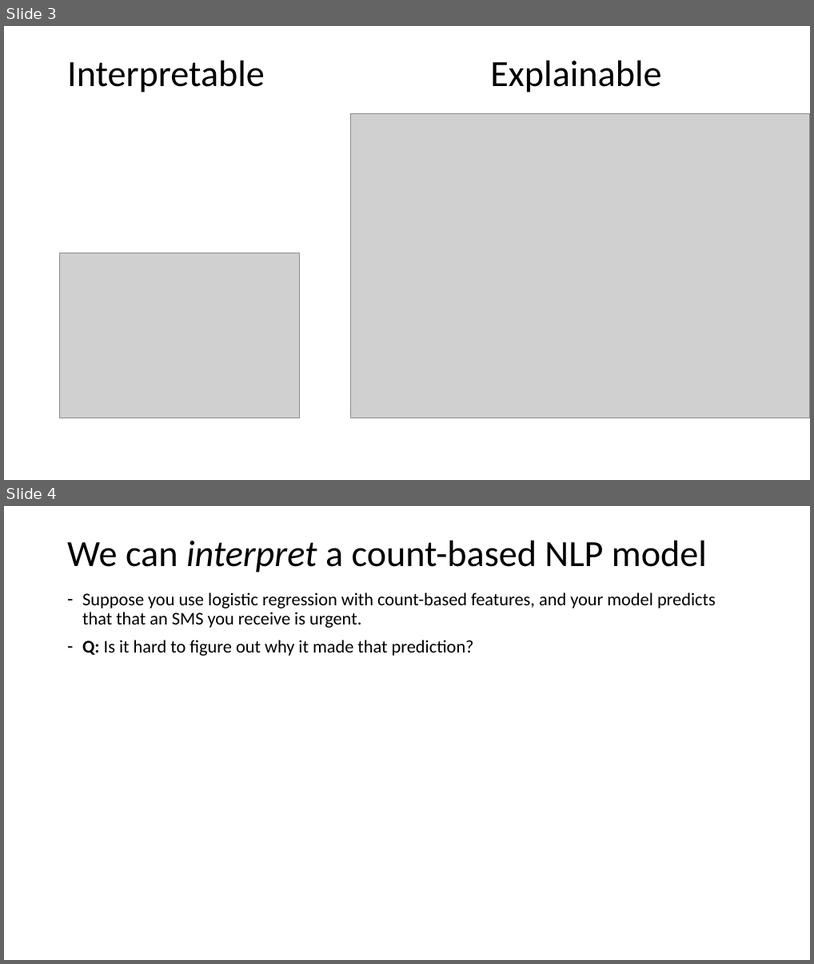
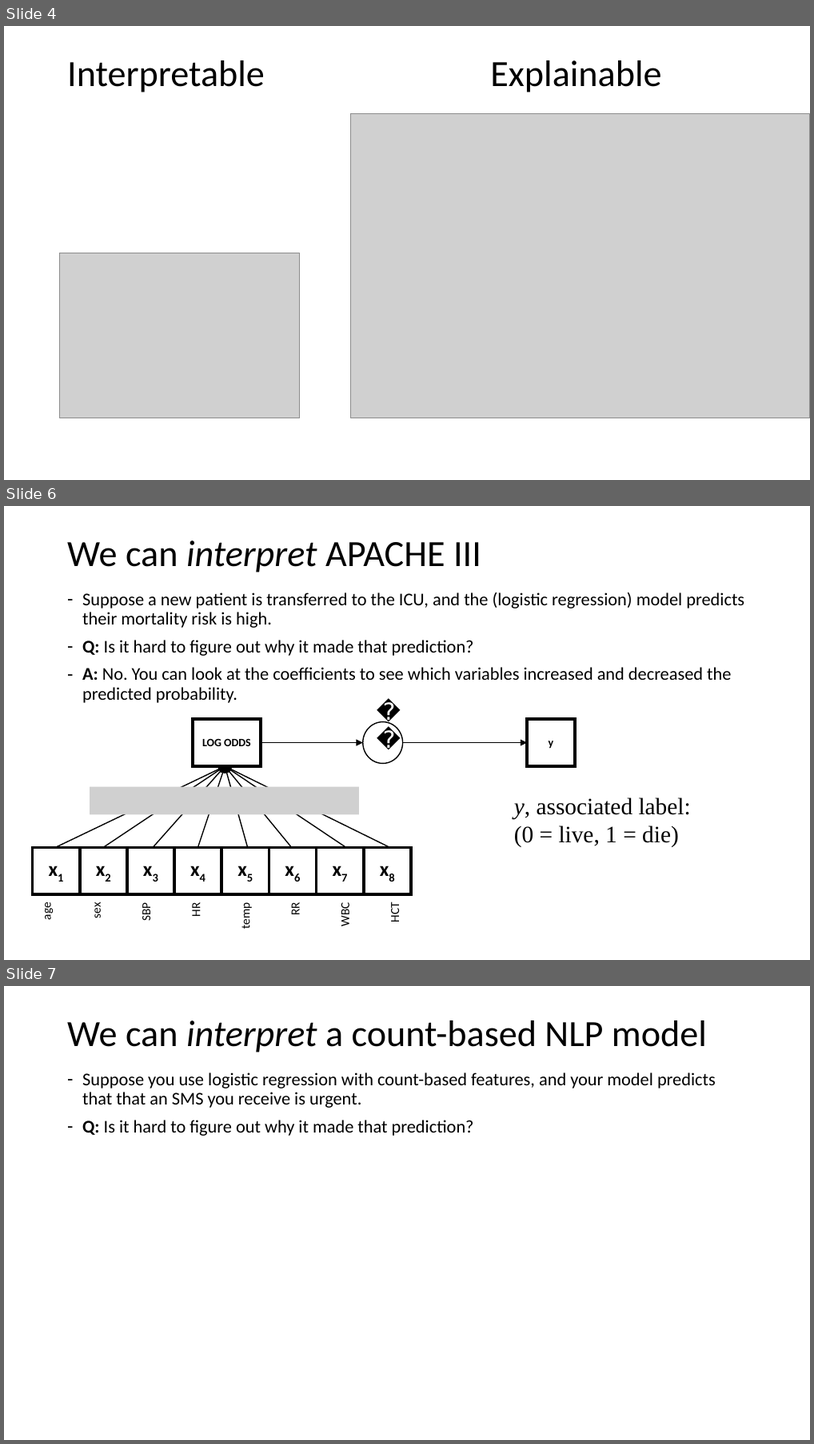
Before and after one commit to mengelhard/mmci_applied_ds, a slide deck: lectures/understanding_model_predictions.pptx. Shown one above the other, each under a label of ours: slides 3 and 4 before the commit, slides 4, 6 and 7 after it; the slides between them are not shown. The pictures are 814x964 and 814x1444 pixels, drawn with LibreOffice and Linux fonts; fonts in the diff are those of the drawing; grey boxes stand for pictures. Boxes give left, top, right and bottom in pixels: in the first picture for what was removed or moved away, otherwise in the second. Text is boxed around its words. In the diff, an @@ line names an element or a change of style, - is before the commit and + after.

```diff
--- a/lectures/understanding_model_predictions.pptx
+++ b/lectures/understanding_model_predictions.pptx
@@ slide 6 added at bbox=[4, 506, 810, 960], background #FFFFFF @@
@@ title added at bbox=[67, 540, 482, 572], 33 pt, text #000000 @@
+We can interpret APACHE III
@@ text added at bbox=[82, 592, 745, 703], 16 pt, text #000000 @@
+– Suppose a new patient is transferred to the ICU, and the (logistic regression) model predicts their mortality risk is high.
+– Q: Is it hard to figure out why it made that prediction?
+– A: No. You can look at the coefficients to see which variables increased and decreased the predicted probability.
@@ table added at bbox=[193, 719, 261, 766], 1 rows, 1 columns @@
+LOG ODDS
@@ table added at bbox=[527, 719, 575, 766], 1 rows, 1 columns @@
+y
@@ arrow added from (261, 742) to (363, 742), #000000 1 pt @@
@@ ellipse added at bbox=[363, 722, 402, 764], fill #FFFFFF, outline #000000 1 pt, 21 pt, text #000000 @@
+𝜎
@@ arrow added from (403, 742) to (527, 742), #000000 1 pt @@
@@ arrow added from (55, 847) to (225, 766), #000000 1 pt @@
@@ arrow added from (103, 847) to (225, 766), #000000 1 pt @@
@@ arrow added from (153, 847) to (225, 766), #000000 1 pt @@
@@ arrow added from (198, 847) to (225, 766), #000000 1 pt @@
@@ arrow added from (292, 847) to (225, 766), #000000 1 pt @@
@@ arrow added from (247, 847) to (225, 766), #000000 1 pt @@
@@ arrow added from (346, 847) to (225, 766), #000000 1 pt @@
@@ arrow added from (390, 847) to (225, 766), #000000 1 pt @@
@@ picture added at bbox=[90, 787, 359, 815] @@
@@ text added at bbox=[514, 797, 691, 847], 21 pt, text #000000 @@
+y, associated label:
+(0 = live, 1 = die)
@@ table added at bbox=[32, 847, 413, 894], 1 rows, 8 columns @@
+x1 | x2 | x3 | x4 | x5 | x6 | x7 | x8
@@ text added at bbox=[138, 903, 402, 928], 11 pt, text #000000 @@
+age
+sex
+SBP
+HR
+temp
+RR
+WBC
+HCT
@@ what was slide 3 is now slide 4 @@
@@ what was slide 4 is now slide 7 @@
```
Also in this commit, not shown: 5 slides changed, 15 other slides added, 1 slide removed, 9 other files.
